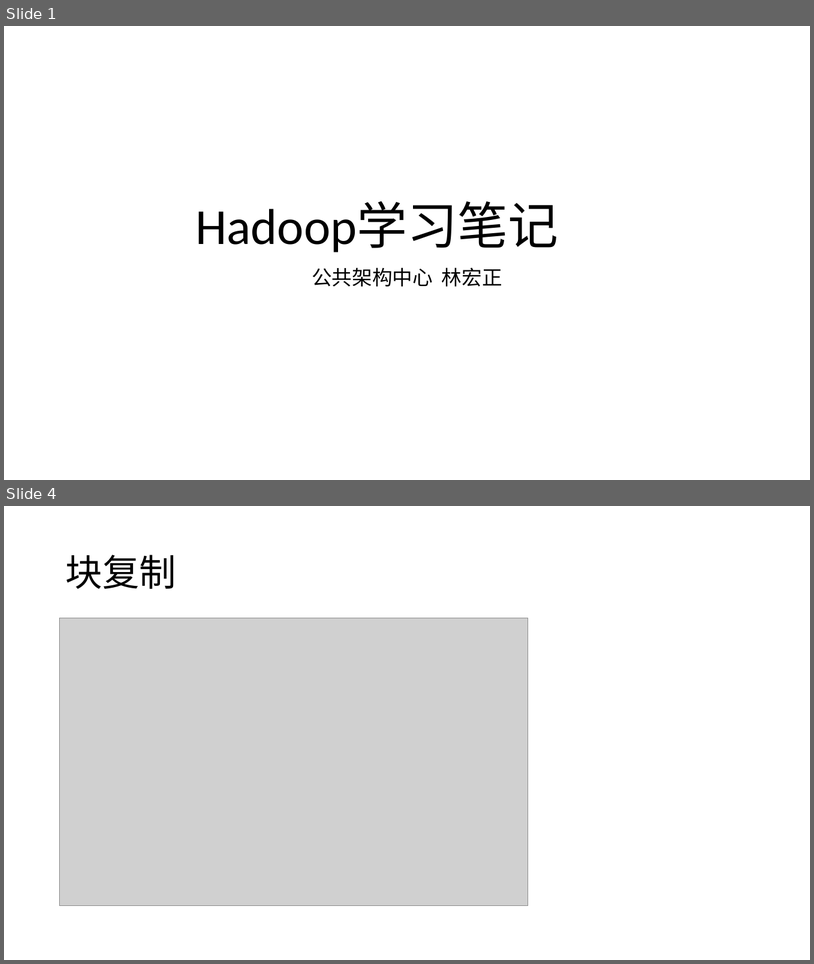
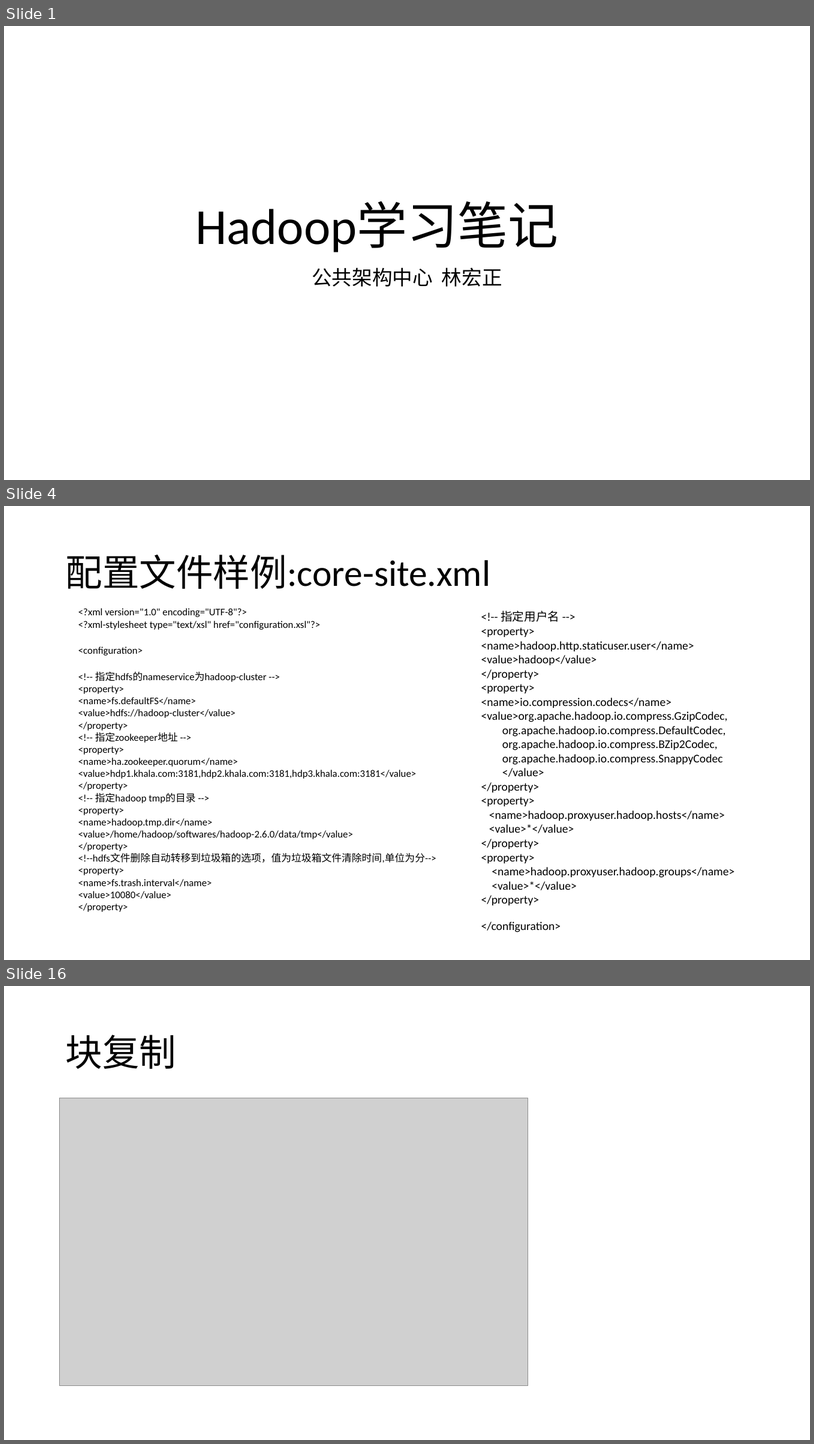
Before and after one commit to hongzhenglin/hadoop, a slide deck: Hadoop/Hadoop学习笔记.pptx. Shown one above the other, each under a label of ours: slides 1 and 4 before the commit, slides 1, 4 and 16 after it; the slides between them are not shown. The pictures are 814x964 and 814x1444 pixels, drawn with LibreOffice and Linux fonts; fonts in the diff are those of the drawing; grey boxes stand for pictures. Boxes give left, top, right and bottom in pixels: in the first picture for what was removed or moved away, otherwise in the second. Text is boxed around its words. In the diff, an @@ line names an element or a change of style, - is before the commit and + after.

```diff
--- a/Hadoop/Hadoop学习笔记.pptx
+++ b/Hadoop/Hadoop学习笔记.pptx
@@ slide 4 added at (4, 506, 810, 960), background #FFFFFF @@
@@ title added at (65, 555, 491, 589), 44 pt, text #000000 @@
+配置文件样例:core-site.xml
@@ text added at (78, 608, 437, 912), 12 pt, text #000000 @@
+<?xml version="1.0" encoding="UTF-8"?>
+<?xml-stylesheet type="text/xsl" href="configuration.xsl"?>
+<configuration>
+<!-- 指定hdfs的nameservice为hadoop-cluster -->
+<property>
+<name>fs.defaultFS</name>
+<value>hdfs://hadoop-cluster</value>
+</property>
+<!-- 指定zookeeper地址 -->
+<property>
+<name>ha.zookeeper.quorum</name>
+<value>hdp1.khala.com:3181,hdp2.khala.com:3181,hdp3.khala.com:3181</value>
+</property>
+<!-- 指定hadoop tmp的目录 -->
+<property>
+<name>hadoop.tmp.dir</name>
+<value>/home/hadoop/softwares/hadoop-2.6.0/data/tmp</value>
+</property>
+<!--hdfs文件删除自动转移到垃圾箱的选项，值为垃圾箱文件清除时间,单位为分-->
+<property>
+<name>fs.trash.interval</name>
+<value>10080</value>
+</property>
@@ text added at (482, 610, 735, 932), 14 pt, text #000000 @@
+<!-- 指定用户名 -->
+<property>
+<name>hadoop.http.staticuser.user</name>
+<value>hadoop</value>
+</property>
+<property>
+<name>io.compression.codecs</name>
+<value>org.apache.hadoop.io.compress.GzipCodec,
+org.apache.hadoop.io.compress.DefaultCodec,
+org.apache.hadoop.io.compress.BZip2Codec,
+org.apache.hadoop.io.compress.SnappyCodec
+</value>
+</property>
+<property>
+<name>hadoop.proxyuser.hadoop.hosts</name>
+<value>*</value>
+</property>
+<property>
+<name>hadoop.proxyuser.hadoop.groups</name>
+<value>*</value>
+</property>
+</configuration>
@@ what was slide 4 is now slide 16 @@
```
Also in this commit, not shown: 3 slides changed, 12 other slides added, 2 other files.
